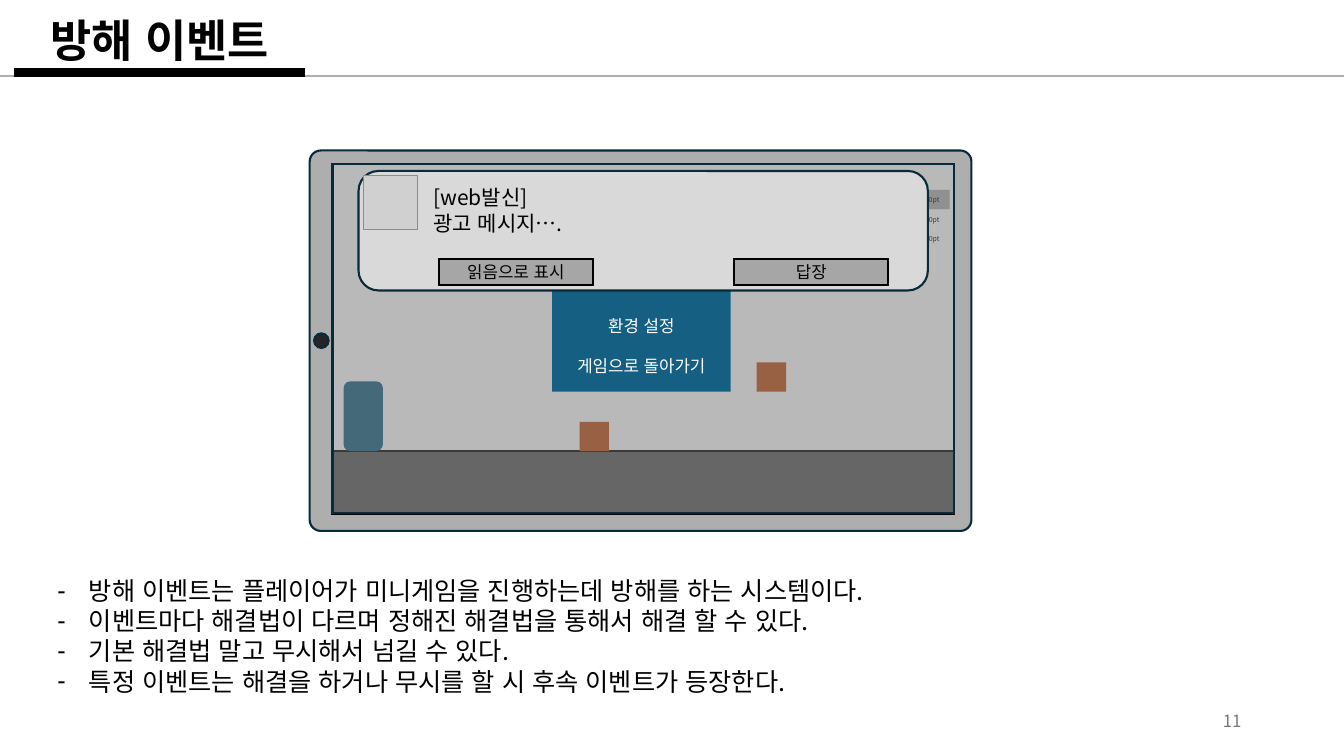
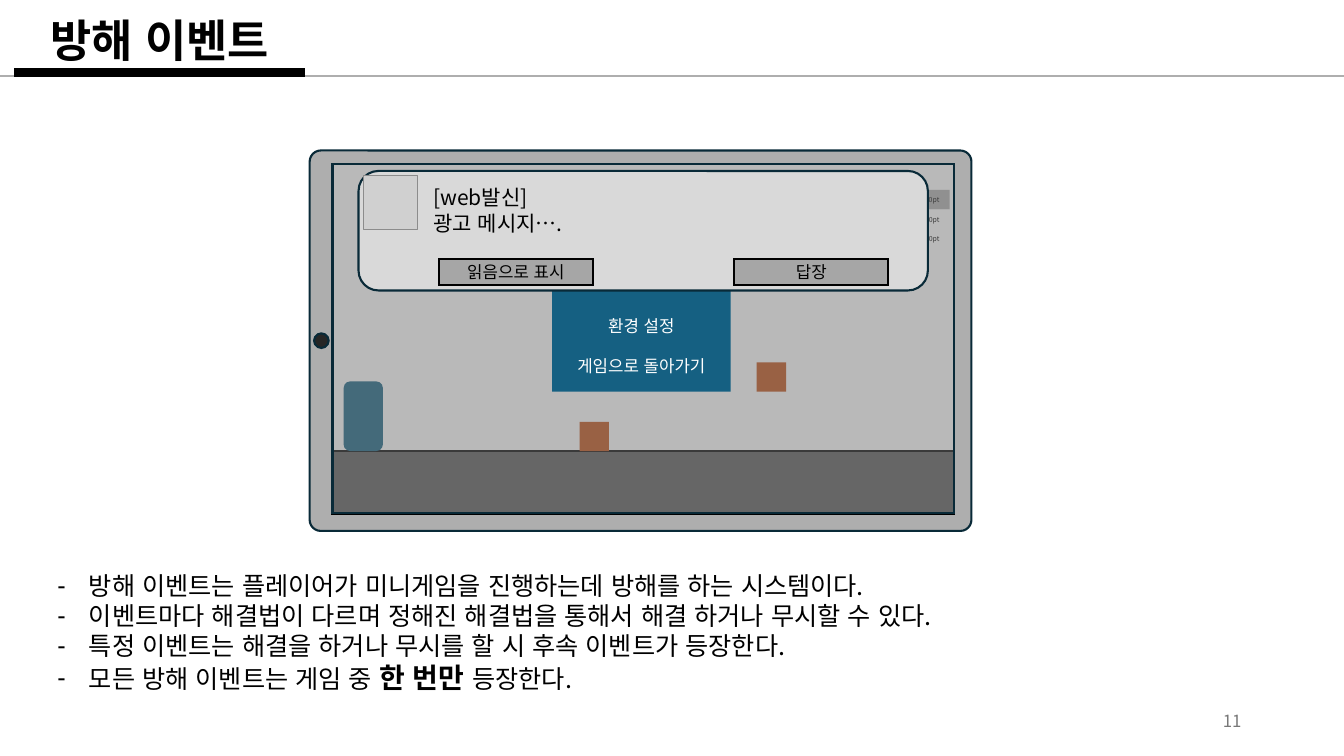
Before and after one commit to weariness00/Mandle_10Minute_Game, a slide deck: slide 11 of document/Please Leave me alone!.pptx. Drawn at 1344x756 pixels with LibreOffice and Linux fonts; fonts in the diff are those of the drawing; grey boxes stand for pictures. Boxes give left, top, right and bottom in pixels: in the first picture for what was removed or moved away, otherwise in the second. Text is boxed around its words. In the diff, an @@ line names an element or a change of style, - is before the commit and + after.

Commit message:
20250205_기획_update
- 무시 패널티 강화
- 연출 이미지 추가

```diff
--- a/document/Please Leave me alone!.pptx
+++ b/document/Please Leave me alone!.pptx
@@ text at [89,604,931,627]: text changed @@
-– 이벤트마다 해결법이 다르며 정해진 해결법을 통해서 해결 할 수 있다.
-– 기본 해결법 말고 무시해서 넘길 수 있다.
+– 이벤트마다 해결법이 다르며 정해진 해결법을 통해서 해결 하거나 무시할 수 있다.
@@ text at [89,664,572,690]: paragraph added @@
+– 모든 방해 이벤트는 게임 중 한 번만 등장한다.
```
Also in this commit, not shown: 1 other slide changed, 3 other files.
